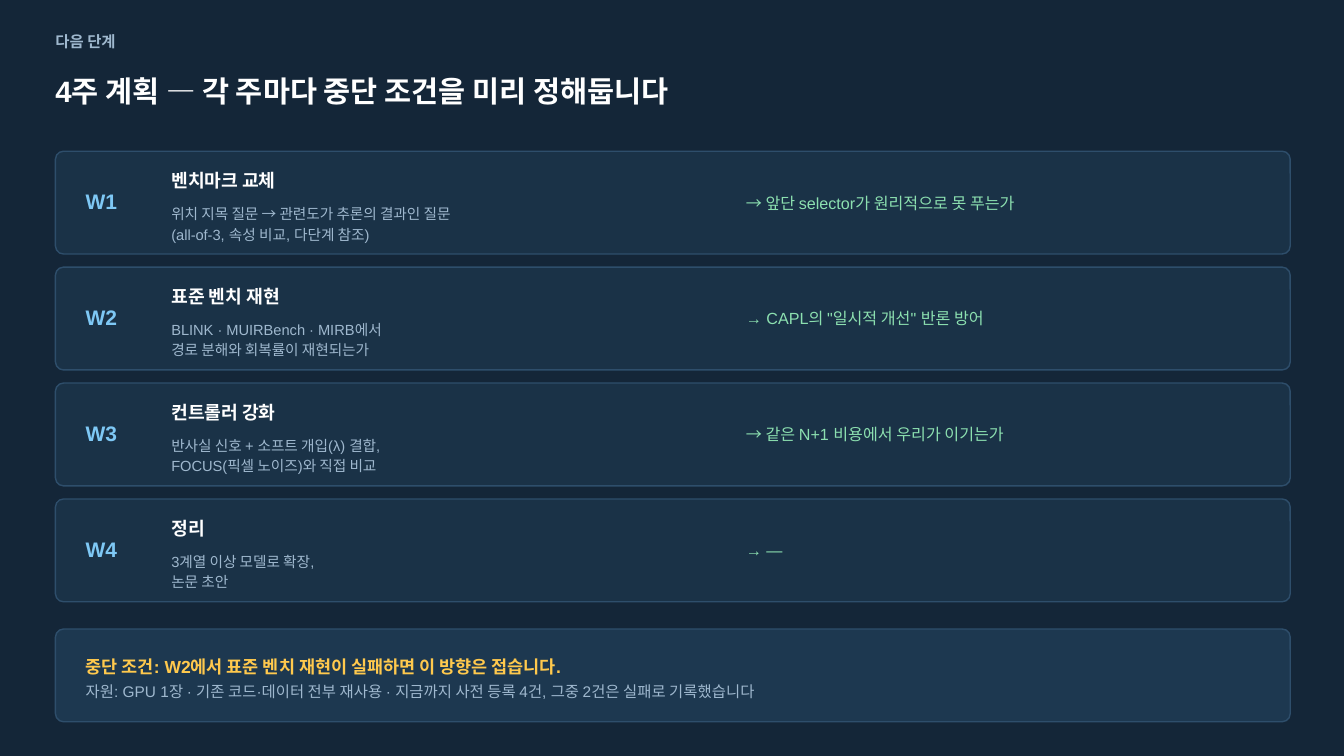
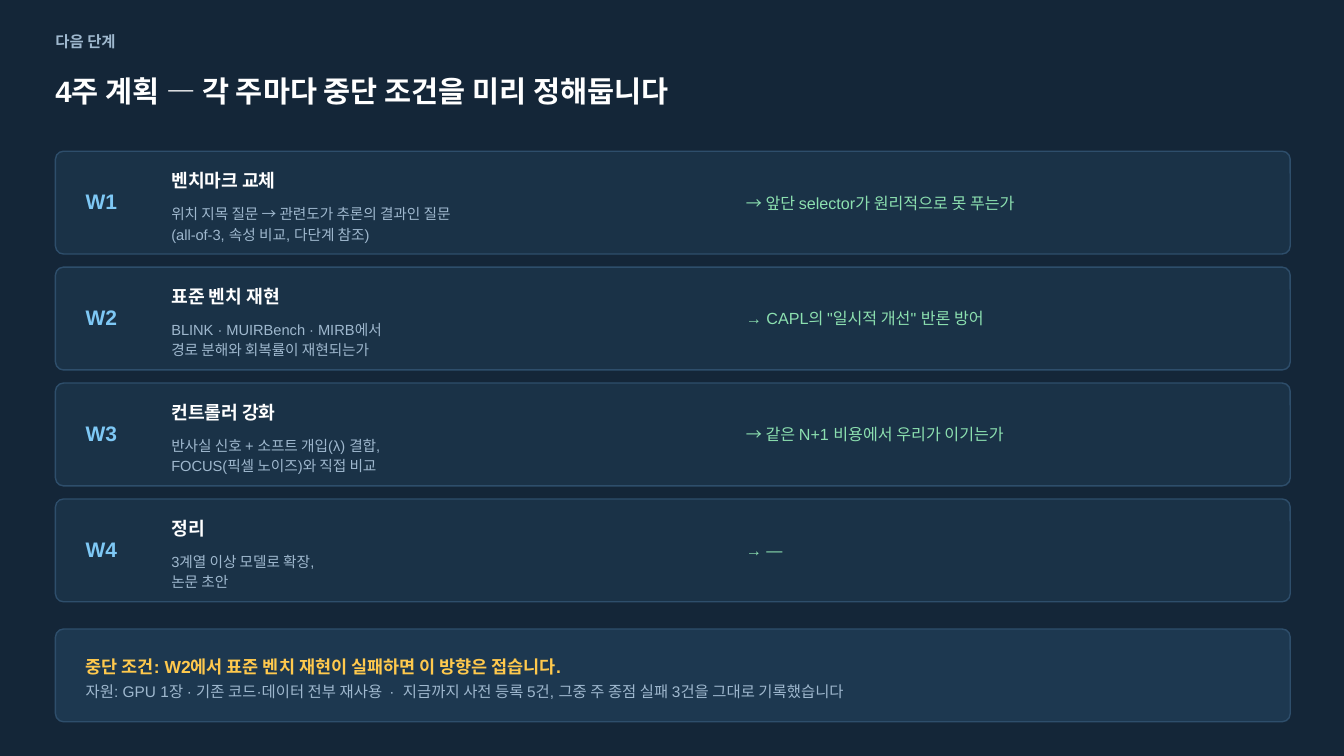
Before and after one commit to hsmai/Source-Depth, a slide deck: slide 11 of meeting/SourceDepth_meeting_FINAL_v5.pptx (slide 10 before the commit). Drawn at 1344x756 pixels with LibreOffice and Linux fonts; fonts in the diff are those of the drawing. Boxes give left, top, right and bottom in pixels: in the first picture for what was removed or moved away, otherwise in the second. Text is boxed around its words. In the diff, an @@ line names an element or a change of style, - is before the commit and + after.

```diff
--- a/meeting/SourceDepth_meeting_FINAL_v5.pptx
+++ b/meeting/SourceDepth_meeting_FINAL_v5.pptx
@@ text at bbox=[86, 684, 843, 699]: text changed @@
-자원: GPU 1장 · 기존 코드·데이터 전부 재사용 · 지금까지 사전 등록 4건, 그중 2건은 실패로 기록했습니다
+자원: GPU 1장 · 기존 코드·데이터 전부 재사용 · 지금까지 사전 등록 5건, 그중 주 종점 실패 3건을 그대로 기록했습니다
```
Also in this commit, not shown: 1 other slide changed, 1 slide added, 2 other files.
